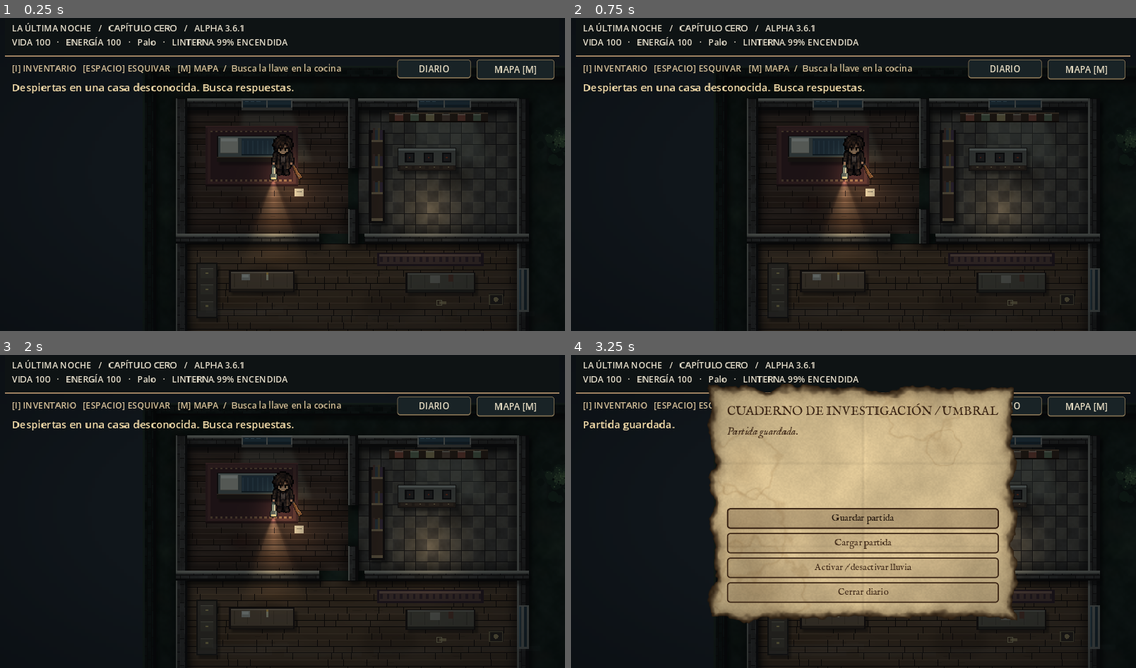
Above: before the commit, frames 1-4 (two rows, left to right).
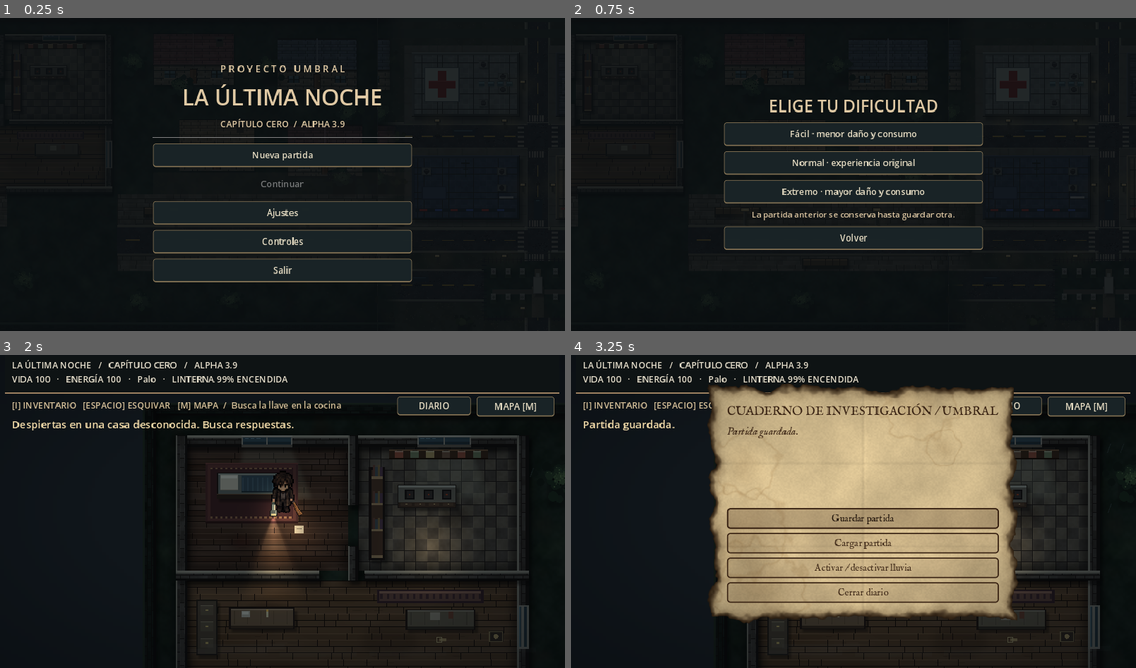
Above: after the commit, the same moments.

Repository: fernandobparada-hash/la-ultima-noche
Game: Godot game, scene res://scenes/title_menu.tscn
Two runs of this game, one before a commit and one after it. Both use one fixed random seed, a clock stepped at 60 frames per second and the inputs below. Before the commit the project starts from res://scenes/main.tscn.
Inputs (mouse positions are in pixels of both pictures, inside the frame that each line leads up to):
- Up to frame 1 (0.25 s): no input
- Up to frame 2 (0.75 s): click (853, 155) at 0.5 s, where only the run after the commit has a clickable "Nueva partida"
- Up to frame 3 (2 s): click (282, 470) at 1.25 s, where only the run after the commit has a clickable "Fácil · menor daño y consumo"
- Up to frame 4 (3.25 s): click "DIARIO" at 2 s; click "Guardar partida" at 2.75 s

The runs differ from the first frame. In frame 1, 20% of the frame differs, in the area x 0-100%, y 1-100%; in frame 2, 21%; in frame 3, less than 0.1%; in frame 4, 0.4%.

Commit message:
Alpha 3.9 de Fernando (archivos tal cual del ZIP) + build web lun-3.9

Diff:
--- a/project.godot
+++ b/project.godot
@@ -1,9 +1,12 @@
 config_version=5
 
 [application]
-config/name="La Última Noche - Capítulo Cero - Alpha 3.7 - Distrito este e interiores"
-run/main_scene="res://scenes/main.tscn"
+config/name="La Última Noche - Capítulo Cero - Alpha 3.9 - Menú"
+run/main_scene="res://scenes/title_menu.tscn"
 config/features=PackedStringArray("4.2", "GL Compatibility")
+
+[autoload]
+NightSettings="*res://scripts/settings.gd"
 
 [display]
 window/size/viewport_width=960
--- /dev/null
+++ b/scenes/title_menu.tscn
@@ -0,0 +1,10 @@
+[gd_scene load_steps=2 format=3]
+[ext_resource type="Script" path="res://scripts/title_menu.gd" id="1"]
+[node name="TitleMenu" type="Control"]
+layout_mode = 3
+anchors_preset = 15
+anchor_right = 1.0
+anchor_bottom = 1.0
+grow_horizontal = 2
+grow_vertical = 2
+script = ExtResource("1")
--- a/scripts/fog.gd
+++ b/scripts/fog.gd
@@ -15,8 +15,9 @@
  for band in range(11):
   var y := 365.0 + float(band)*23.0 + sin(elapsed*0.18+float(band))*8.0
   var offset := fposmod(elapsed*(6.0+float(band)*1.7)+float(band)*103.0, 700.0)
-  for wisp in range(5):
-   var x := 475.0 + fposmod(offset+float(wisp)*131.0, 540.0)-52.0
+  for wisp in range(10):
+   var x := 475.0 + fposmod(offset+float(wisp)*131.0, 1100.0)-52.0
+   if get_parent().get("weather") != null and get_parent().get("weather").call("sheltered",Vector2(x+60,y)): continue
    var width := 125.0+float((band*3+wisp)%3)*33.0
    var alpha := 0.045+float((band+wisp)%3)*0.012
    draw_rect(Rect2(x,y,width,13.0),Color(0.66,0.74,0.73,alpha))
--- a/scripts/main.gd
+++ b/scripts/main.gd
@@ -11,6 +11,7 @@
 
 const WeatherScript = preload("res://scripts/weather.gd")
 var weather: Node2D
+var atmosphere_shade: CanvasModulate
 var journal_panel: PanelContainer
 var journal_text: Label
 var journal_open := false
@@ -47,6 +48,11 @@
 var wheel_values: Array[int] = [0,0,0]
 var puzzle_mechanism: PanelContainer
 var puzzle_submit: Button
+var puzzle_reset: Button
+var puzzle_hint_button: Button
+var puzzle_caption: Label
+var puzzle_back: Array[Button] = []
+var puzzle_hint_level := 0
 const SYMBOLS := ["SOL", "LUNA", "ESTRELLA", "OJO", "CAMPANA"]
 var puzzle_feedback: Label
 var puzzle_title: Label
@@ -156,10 +162,12 @@
  build_lighting()
  var fog := FogScript.new()
  add_child(fog)
+ fog.visible=NightSettings.fog
  build_hud()
  build_exploration_ui()
  weather=WeatherScript.new()
  add_child(weather)
+ weather.set("enabled",NightSettings.rain)
  build_journal()
  build_memory_ui()
  mobile_controls = MobileControlsScript.new()
@@ -168,6 +176,10 @@
 
  mobile_controls.respawn_requested.connect(respawn_player)
  player.mobile_input = mobile_controls
+ player.flashlight_drain=0.15*[0.65,1.0,1.5][NightSettings.difficulty]
+ if NightSettings.resume_requested:
+  NightSettings.resume_requested=false
+  load_progress(true)
  show_message("Despiertas en una casa desconocida. Busca respuestas.",5.0)
 
 func setup_audio() -> void:
@@ -312,9 +324,10 @@
  build_vignette()
  var shade := CanvasModulate.new()
  shade.color=Color("68717a")
+ atmosphere_shade=shade
  add_child(shade)
  var glow := make_glow()
- for location in [Vector2(185,158),Vector2(350,175),Vector2(590,405),Vector2(845,405),Vector2(1290,235),Vector2(1290,435),Vector2(1450,500)]:
+ for location in [Vector2(185,158),Vector2(350,175),Vector2(590,405),Vector2(845,405),Vector2(1290,235),Vector2(1290,435),Vector2(1450,500),Vector2(1040,430),Vector2(1200,430),Vector2(1510,430)]:
   var lamp := PointLight2D.new()
   lamp.texture=glow
   lamp.texture_scale=1.7 if location.x<500.0 else 2.3
@@ -544,6 +557,11 @@
   return
  if journal_open or memory_open: return
  world_time+=delta
+ var outdoors := not bool(weather.call("sheltered",player.position))
+ weather.set("outside",outdoors)
+ var storm_flash := float(weather.get("flash")) if NightSettings.flashes else 0.0
+ atmosphere_shade.color=Color("68717a").lerp(Color("aebdcb"),storm_flash)
+ ambience.volume_db=move_toward(ambience.volume_db,-24.0 if outdoors else -31.0,delta*5.0)
  if door_opening:
   door_progress=minf(1.0,door_progress+delta/0.85)
   if door_progress>=1.0:
@@ -598,7 +616,7 @@
  if game_over and Input.is_action_just_pressed("restart"):
   respawn_player()
  var status := "INACTIVO" if enemy.defeated else enemy.state
- ui.text="LA ÚLTIMA NOCHE   /   CAPÍTULO CERO   /   ALPHA 3.6.1\nVIDA %d   ·   ENERGÍA %d   ·   %s   ·  …(255 unchanged characters)…
+ ui.text="LA ÚLTIMA NOCHE   /   CAPÍTULO CERO   /   ALPHA 3.9\nVIDA %d   ·   ENERGÍA %d   ·   %s   ·  …(255 unchanged characters)…
  objective.text="[I] INVENTARIO   [ESPACIO] ESQUIVAR   [M] MAPA  /  %s" % ["Explora la calle y evita al Errante" if found_exit else ("Abre la puerta de salida" if took_key else "Busca la llave en la cocina")]
  if player.position.x>500.0 and player.position.y>355.0 and not found_exit:
   found_exit=true
@@ -714,16 +732,8 @@
  message_time=duration
 
 func _draw() -> void:
- # Authored, pixel-quantized texture; nearest-neighbor filtering.
- # Oeste tal cual (ground.png está a 2x).
- draw_texture_rect_region(GROUND,Rect2(0,0,EAST_X,WORLD_H),Rect2(0,0,EAST_X*2.0,WORLD_H*2.0))
- # Este desplazado hacia abajo; la franja superior se rellena con el borde superior del mismo dibujo.
- var east_w := WORLD_W-EAST_X
- draw_texture_rect_region(GROUND,Rect2(EAST_X,EAST_SHIFT,east_w,WORLD_H-EAST_SHIFT),Rect2(EAST_X*2.0,0,east_w*2.0,(WORLD_H-EAST_SHIFT)*2.0))
- draw_texture_rect_region(GROUND,Rect2(EAST_X,0,east_w,EAST_SHIFT),Rect2(EAST_X*2.0,0,east_w*2.0,EAST_SHIFT*2.0))
- # Costura suave: el borde del oeste se funde con el este en 24 px.
- for i in range(12):
-  draw_texture_rect_region(GROUND,Rect2(EAST_X+i*2.0,0,2.0,WORLD_H),Rect2(EAST_X*2.0-4.0,0,4.0,WORLD_H*2.0),Color(1,1,1,1.0-float(i+1)/13.0))
+ # Unified terrain texture, with the east district already aligned.
+ draw_texture_rect(GROUND,Rect2(0,0,WORLD_W,WORLD_H),false)
  draw_house_interiors()
  # Muebles, paredes, ventanas, casas y vegetación están pintados en ground.png (2x de resolución).
  # Wooden door with fixed stone jambs and a smooth hinge animation.
@@ -803,17 +813,17 @@
  style_label(map_status,17,Color("cdbb95"),true)
  map_box.add_child(map_status)
  puzzle_box=VBoxContainer.new()
- puzzle_box.add_theme_constant_override("separation",10)
+ puzzle_box.add_theme_constant_override("separation",6)
  layout.add_child(puzzle_box)
  puzzle_title=Label.new()
  puzzle_title.horizontal_alignment=HORIZONTAL_ALIGNMENT_CENTER
  style_label(puzzle_title,30,UI_GOLD)
  puzzle_box.add_child(puzzle_title)
  puzzle_hint=Label.new()
- puzzle_hint.custom_minimum_size=Vector2(610,56)
+ puzzle_hint.custom_minimum_size=Vector2(610,48)
  puzzle_hint.autowrap_mode=TextServer.AUTOWRAP_WORD_SMART
  puzzle_hint.horizontal_alignment=HORIZONTAL_ALIGNMENT_CENTER
- style_label(puzzle_hint,18,Color("cdbb95"),true)
+ style_label(puzzle_hint,16,Color("cdbb95"),true)
  puzzle_box.add_child(puzzle_hint)
  puzzle_mechanism=PanelContainer.new()
  puzzle_box.add_child(puzzle_mechanism)
@@ -822,23 +832,45 @@
  wheels.add_theme_constant_override("separation",18)
  puzzle_mechanism.add_child(wheels)
  for i in range(3):
+  var column := VBoxContainer.new()
+  column.add_theme_constant_override("separation",4)
+  wheels.add_child(column)
   var wheel := Button.new()
-  wheel.custom_minimum_size=Vector2(160,140)
+  wheel.custom_minimum_size=Vector2(160,112)
   wheel.add_theme_font_size_override("font_size",24)
-  wheel.pressed.connect(turn_wheel.bind(i))
-  wheels.add_child(wheel)
+  wheel.pressed.connect(turn_wheel.bind(i,1))
+  column.add_child(wheel)
   puzzle_wheels.append(wheel)
- var wheel_caption := Label.new()
- wheel_caption.text="Pulsa cada disco para girarlo"
- wheel_caption.horizontal_alignment=HORIZONTAL_ALIGNMENT_CENTER
- style_label(wheel_caption,15,Color("9d8f74"),true)
- puzzle_box.add_child(wheel_caption)
+  var back := Button.new()
+  back.text="‹ ANTERIOR"
+  style_brass_button(back)
+  back.pressed.connect(turn_wheel.bind(i,-1))
+  column.add_child(back)
+  puzzle_back.append(back)
+ puzzle_caption=Label.new()
+ puzzle_caption.text="Pulsa cada disco para girarlo"
+ puzzle_caption.horizontal_alignment=HORIZONTAL_ALIGNMENT_CENTER
+ style_label(puzzle_caption,15,Color("9d8f74"),true)
+ puzzle_box.add_child(puzzle_caption)
  puzzle_submit=Button.new()
  puzzle_submit.text="PROBAR MECANISMO"
  puzzle_submit.custom_minimum_size=Vector2(0,40)
  style_brass_button(puzzle_submit)
  puzzle_submit.pressed.connect(check_puzzle)
- puzzle_box.add_child(puzzle_submit)
+ var actions := HBoxContainer.new()
+ actions.alignment=BoxContainer.ALIGNMENT_CENTER
+ puzzle_box.add_child(actions)
+ actions.add_child(puzzle_submit)
+ puzzle_reset=Button.new()
+ puzzle_reset.text="REINICIAR"
+ style_brass_button(puzzle_reset)
+ puzzle_reset.pressed.connect(reset_puzzle)
+ actions.add_child(puzzle_reset)
+ puzzle_hint_button=Button.new()
+ puzzle_hint_button.text="PISTA"
+ style_brass_button(puzzle_hint_button)
+ puzzle_hint_button.pressed.connect(show_puzzle_hint)
+ actions.add_child(puzzle_hint_button)
  puzzle_feedback=Label.new()
  puzzle_feedback.autowrap_mode=TextServer.AUTOWRAP_WORD_SMART
  puzzle_feedback.horizontal_alignment=HORIZONTAL_ALIGNMENT_CENTER
@@ -877,7 +909,7 @@
   map_view.draw_line(Vector2(x,22),Vector2(x,318),Color(ink,0.06))
  for y in range(30,320,30):
   map_view.draw_line(Vector2(22,y),Vector2(578,y),Color(ink,0.06))
- for road: Rect2 in [Rect2(480,405,500,55),Rect2(985,200,600,65),Rect2(985,400,600,65),Rect2(1270,16,48,584)]:
+ for road: Rect2 in [Rect2(480,413,1104,51),Rect2(985,213,599,50),Rect2(985,500,205,50),Rect2(1270,16,48,584)]:
   var r := Rect2(road.position*factor,road.size*factor).intersection(Rect2(14,14,572,311))
   map_view.draw_rect(r,Color(0.47,0.36,0.22,0.30))
   if r.size.x>r.size.y:
@@ -960,6 +992,8 @@
   puzzle_title.text=EXTRA_TITLES[index-2]
   puzzle_hint.text=EXTRA_HINTS[index-2]
  puzzle_attempts=0
+ puzzle_hint_level=0
+ puzzle_caption.text=["DISCOS GRABADOS  /  Pulsa para avanzar","CERRADURA  /  Tres cifras","RELOJ  /  Hora · decenas · minutos","ARCHIVO  /  Tres cifras distintas","CIRCUITO  /  Cada pulsación altera el vecino derecho","SELLO  /  Transforma las cifras del archivo"][index]
  wheel_values=[0,0,0]
  puzzle_submit.disabled=false
  puzzle_mechanism.add_theme_stylebox_override("panel", mechanism_style(index))
@@ -1003,7 +1037,7 @@
   puzzle_mechanism.modulate=Color(1.45,0.55,0.45)
   create_tween().tween_property(puzzle_mechanism,"modulate",Color.WHITE,0.5)
   if puzzle_attempts>=3 and active_puzzle>=2:
-   puzzle_feedback.text=["Formato: una cifra de hora y dos de minutos.","La última cifra es menor que tres.","Prueba el disco central y observa el cambio.","Invierte primero; después suma uno."][active_puzzle-2]
+   puzzle_feedback.text=["Formato: una cifra de hora y dos de minutos.","La suma equivale a seis veces la última cifra.","Prueba el disco central y observa el cambio.","Invierte primero; después suma uno."][active_puzzle-2]
  queue_redraw()
 
 func close_exploration() -> void:
@@ -1014,8 +1048,8 @@
 
 func mechanism_style(index: int) -> StyleBoxFlat:
  var style := StyleBoxFlat.new()
- style.bg_color=Color("2e2016") if index==0 else Color("1f2723")
- style.border_color=UI_BRASS if index==0 else Color("7f8c80")
+ style.bg_color=Color(["2e2016","252b2c","39291c","24333a","172e28","382333"][index])
+ style.border_color=Color(["b08d57","84939a","bca16c","829ca8","80a58a","ad829c"][index])
  style.set_border_width_all(3)
  style.border_width_bottom=5
  style.set_corner_radius_all(10)
@@ -1024,13 +1058,28 @@
  style.shadow_size=8
  return style
 
-func turn_wheel(index: int) -> void:
+func reset_puzzle() -> void:
+ if active_puzzle<0 or solved[active_puzzle]: return
+ wheel_values=[0,0,0]
+ update_wheels()
+ puzzle_feedback.text="Mecanismo reiniciado."
+ puzzle_feedback.add_theme_color_override("font_color",UI_GOLD)
+
+func show_puzzle_hint() -> void:
+ if active_puzzle<0 or solved[active_puzzle]: return
+ puzzle_hint_level+=1
+ var hints := ["Busca el orden en la carta; no importa cuántas vueltas des.","Primero abre el armario de símbolos.","Una hora tiene sesenta minutos.","Si la última cifra es x, las otras son 2x y 3x.","Empieza desde apagado y observa qué luces cambian juntas.","Invierte las tres cifras del archivo antes de sumar uno."]
+ var more := ["Consulta la carta del inventario.","La nota del armario relaciona tres cantidades con las ruedas.","Escribe la hora seguida de dos cifras de minutos.","La suma de las tres cifras equivale a seis veces la última.","Puedes reiniciar y trabajar de izquierda a derecha.","Aplica el incremento a cada cifra por separado."]
+ puzzle_feedback.text=hints[active_puzzle] if puzzle_hint_level==1 else more[active_puzzle]
+ puzzle_feedback.add_theme_color_override("font_color",UI_GOLD)
+
+func turn_wheel(index: int, direction: int=1) -> void:
  if active_puzzle<0 or solved[active_puzzle]: return
  if active_puzzle==4:
   wheel_values[index]=1-wheel_values[index]
   if index<2: wheel_values[index+1]=1-wheel_values[index+1]
  else:
-  wheel_values[index]=(wheel_values[index]+1)%(SYMBOLS.size() if active_puzzle==0 else 10)
+  wheel_values[index]=posmod(wheel_values[index]+direction,SYMBOLS.size() if active_puzzle==0 else 10)
  update_wheels()
  var wheel := puzzle_wheels[index]
  wheel.modulate=Color("e5c58e")
@@ -1042,12 +1091,17 @@
   wheel.text=""
   wheel.icon=wheel_art(wheel_values[i],active_puzzle==0)
   if active_puzzle==4:
-   wheel.icon=null
-   wheel.text="ENCENDIDO" if wheel_values[i]==1 else "APAGADO"
+   wheel.icon=load("res://assets/puzzles/circuit_%d.png" % wheel_values[i]) as Texture2D
+  if active_puzzle==2:
+   wheel.icon=load("res://assets/puzzles/clock_%d.png" % wheel_values[i]) as Texture2D
   wheel.expand_icon=true
   wheel.icon_alignment=HORIZONTAL_ALIGNMENT_CENTER
   wheel.tooltip_text=SYMBOLS[wheel_values[i]] if active_puzzle==0 else str(wheel_values[i])
   wheel.disabled=solved[active_puzzle]
+  puzzle_back[i].disabled=solved[active_puzzle]
+  puzzle_back[i].visible=active_puzzle!=4
+  puzzle_reset.disabled=solved[active_puzzle]
+  puzzle_hint_button.disabled=solved[active_puzzle]
   for state in ["normal","hover","pressed","disabled","focus"]:
    var style := StyleBoxFlat.new()
    style.bg_color=Color("1d140e") if active_puzzle==0 else Color("141a17")
@@ -1235,6 +1289,7 @@
 
 func save_progress() -> void:
  var cfg := ConfigFile.new()
+ cfg.set_value("run","difficulty",NightSettings.difficulty)
  cfg.set_value("run","position",player.position)
  cfg.set_value("run","checkpoint",checkpoint)
  cfg.set_value("run","items",inventory_items)
@@ -1253,11 +1308,13 @@
  show_message("Partida guardada." if result==OK else "No se pudo guardar.",3.0)
  if journal_open: journal_text.text="Partida guardada." if result==OK else "No se pudo guardar."
 
-func load_progress() -> void:
+func load_progress(from_menu: bool = false) -> void:
  var cfg := ConfigFile.new()
  if cfg.load("user://night_save.cfg")!=OK:
   journal_text.text="No hay una partida guardada."
   return
+ NightSettings.difficulty=clampi(int(cfg.get_value("run","difficulty",1)),0,2)
+ player.flashlight_drain=0.15*[0.65,1.0,1.5][NightSettings.difficulty]
  player.position=cfg.get_value("run","position",Vector2(170,130))
  checkpoint=cfg.get_value("run","checkpoint",Vector2(170,130))
  inventory_items.assign(cfg.get_value("run","items",[]))
@@ -1279,7 +1336,7 @@
  rebuild_navigation()
  if found_exit: spawn_encounter()
  refresh_inventory()
- toggle_journal()
+ if not from_menu: toggle_journal()
  show_message("Partida recuperada.",3.0)
 
 
--- a/scripts/player.gd
+++ b/scripts/player.gd
@@ -303,6 +303,7 @@
 
 func take_hit(amount: float) -> void:
  if invulnerable>0.0 or dodge_timer>0.0 or health<=0.0: return
+ amount*=NightSettings.damage_factor()
  health = maxf(0.0,health-amount)
  invulnerable = 1.1
  hurt.emit(amount)
--- /dev/null
+++ b/scripts/settings.gd
@@ -0,0 +1,26 @@
+extends Node
+var difficulty: int = 1
+var volume: float = 0.8
+var rain: bool = true
+var fog: bool = true
+var flashes: bool = true
+var resume_requested: bool = false
+func _ready() -> void:
+ var cfg := ConfigFile.new()
+ if cfg.load("user://night_settings.cfg")==OK:
+  difficulty=clampi(int(cfg.get_value("options","difficulty",1)),0,2)
+  volume=clampf(float(cfg.get_value("options","volume",0.8)),0,1)
+  rain=bool(cfg.get_value("options","rain",true))
+  fog=bool(cfg.get_value("options","fog",true))
+  flashes=bool(cfg.get_value("options","flashes",true))
+ apply_audio()
+func apply_audio() -> void:
+ AudioServer.set_bus_mute(0,volume<=0.001)
+ AudioServer.set_bus_volume_db(0,linear_to_db(maxf(volume,0.001)))
+func save() -> void:
+ var cfg := ConfigFile.new()
+ for key in ["difficulty","volume","rain","fog","flashes"]:
+  cfg.set_value("options",key,get(key))
+ cfg.save("user://night_settings.cfg")
+func damage_factor() -> float:
+ return [0.65,1.0,1.45][difficulty]
--- /dev/null
+++ b/scripts/title_menu.gd
@@ -0,0 +1,98 @@
+extends Control
+var panel: VBoxContainer
+var status: Label
+func _ready() -> void:
+ var bg := TextureRect.new()
+ bg.texture=preload("res://assets/ground.png")
+ bg.expand_mode=TextureRect.EXPAND_IGNORE_SIZE
+ bg.stretch_mode=TextureRect.STRETCH_KEEP_ASPECT_COVERED
+ bg.set_anchors_and_offsets_preset(Control.PRESET_FULL_RECT)
+ add_child(bg)
+ var shade := ColorRect.new()
+ shade.color=Color(0.035,0.05,0.06,0.87)
+ shade.set_anchors_and_offsets_preset(Control.PRESET_FULL_RECT)
+ add_child(shade)
+ var center := CenterContainer.new()
+ center.set_anchors_and_offsets_preset(Control.PRESET_FULL_RECT)
+ add_child(center)
+ panel=VBoxContainer.new()
+ panel.custom_minimum_size=Vector2(440,0)
+ panel.add_theme_constant_override("separation",9)
+ center.add_child(panel)
+ home()
+func clear_panel() -> void:
+ for child in panel.get_children():
+  panel.remove_child(child)
+  child.queue_free()
+func heading(s: String, font_size: int) -> void:
+ var l := Label.new()
+ l.text=s
+ l.horizontal_alignment=HORIZONTAL_ALIGNMENT_CENTER
+ l.add_theme_font_size_override("font_size",font_size)
+ l.add_theme_color_override("font_color",Color("e0c9a4"))
+ panel.add_child(l)
+func button(s: String, action: Callable) -> Button:
+ var b := Button.new()
+ b.text=s
+ b.custom_minimum_size=Vector2(0,40)
+ b.pressed.connect(action)
+ panel.add_child(b)
+ return b
+func home() -> void:
+ clear_panel()
+ heading("P R O Y E C T O   U M B R A L",16)
+ heading("LA ÚLTIMA NOCHE",38)
+ heading("CAPÍTULO CERO  /  ALPHA 3.9",15)
+ panel.add_child(HSeparator.new())
+ button("Nueva partida",new_game)
+ var resume := button("Continuar",start.bind(true))
+ var cfg := ConfigFile.new()
+ resume.disabled=cfg.load("user://night_save.cfg")!=OK
+ button("Ajustes",options)
+ button("Controles",controls)
+ if not OS.has_feature("mobile"): button("Salir",func(): get_tree().quit())
+func new_game() -> void:
+ clear_panel()
+ heading("ELIGE TU DIFICULTAD",28)
+ button("Fácil · menor daño y consumo",choose.bind(0))
+ button("Normal · experiencia original",choose.bind(1))
+ button("Extremo · mayor daño y consumo",choose.bind(2))
+ heading("La partida anterior se conserva hasta guardar otra.",14)
+ button("Volver",home)
+func choose(value: int) -> void:
+ NightSettings.difficulty=value
+ NightSettings.save()
+ start(false)
+func start(resume: bool) -> void:
+ NightSettings.resume_requested=resume
+ get_tree().change_scene_to_file("res://scenes/main.tscn")
+func options() -> void:
+ clear_panel()
+ heading("AJUSTES",30)
+ heading("Volumen general",18)
+ var slider := HSlider.new()
+ slider.min_value=0
+ slider.max_value=1
+ slider.step=0.05
+ slider.value=NightSettings.volume
+ slider.custom_minimum_size=Vector2(0,30)
+ slider.value_changed.connect(func(v: float):
+  NightSettings.volume=v
+  NightSettings.apply_audio()
+  NightSettings.save())
+ panel.add_child(slider)
+ for pair in [["Lluvia","rain"],["Niebla","fog"],["Destellos de tormenta","flashes"]]:
+  var check := CheckButton.new()
+  check.text=pair[0]
+  check.button_pressed=NightSettings.get(pair[1])
+  check.toggled.connect(change_option.bind(str(pair[1])))
+  panel.add_child(check)
+ button("Volver",home)
+func change_option(value: bool,key: String) -> void:
+ NightSettings.set(key,value)
+ NightSettings.save()
+func controls() -> void:
+ clear_panel()
+ heading("CONTROLES",30)
+ heading("WASD / flechas · Movimiento\nShift · Correr    C · Agacharse\nE · Interactuar    F · Linterna\nI · Inventario    M · Mapa\nJ / K · Ataques    Q · Cambiar objeto equipado\nEspacio · Esquivar    R · Reaparecer\nEn celular: controles táctiles en pantalla",19)
+ button("Volver",home)
--- a/scripts/weather.gd
+++ b/scripts/weather.gd
@@ -2,21 +2,55 @@
 var clock := 0.0
 var elapsed := 0.0
 var enabled := true
+var intensity := 0.4
+var outside := true
+var flash := 0.0
+var thunder_at := 22.0
+var thunder: AudioStreamPlayer
+var rain: AudioStreamPlayer
 func _ready() -> void:
  z_index=8
+ rain=AudioStreamPlayer.new()
+ rain.stream=preload("res://assets/audio/rain_loop.wav")
+ add_child(rain)
+ rain.finished.connect(rain.play)
+ rain.volume_db=-35.0
+ rain.play()
+ thunder=AudioStreamPlayer.new()
+ thunder.stream=preload("res://assets/audio/thunder.wav")
+ add_child(thunder)
 func _process(delta: float) -> void:
  clock+=delta
  elapsed+=delta
- if elapsed>0.05:
+ intensity=0.25+0.65*pow(0.5+0.5*sin(clock*0.045),2.0)
+ var target_db := -65.0 if not enabled else (-33.0 if not outside else -29.0+intensity*10.0)
+ rain.volume_db=move_toward(rain.volume_db,target_db,delta*20.0)
+ flash=move_toward(flash,0.0,delta*1.7)
+ if clock>=thunder_at:
+  thunder_at=clock+randf_range(22.0,48.0)
+  if enabled and intensity>0.55:
+   flash=0.22
+   thunder.volume_db=-20.0 if outside else -30.0
+   thunder.play()
+ if not enabled: flash=0.0
+ if elapsed>0.04:
   elapsed=0.0
   queue_redraw()
+func sheltered(p: Vector2) -> bool:
+ if Rect2(40,40,430,310).has_point(p): return true
+ for area: Rect2 in [Rect2(550,38,155,100),Rect2(790,48,154,100),Rect2(600,205,145,100),Rect2(810,215,145,100),Rect2(1050,75,210,125),Rect2(1330,75,210,125),Rect2(1050,275,210,125),Rect2(1330,275,210,125),Rect2(1190,480,210,110)]:
+  if area.has_point(p): return true
+ return false
 func _draw() -> void:
  if not enabled: return
- for i in range(160):
-  var x := 485.0+fposmod(float(i*137)-clock*32.0,490.0)
-  var y := 355.0+fposmod(float(i*73)+clock*185.0,235.0)
-  draw_line(Vector2(x,y),Vector2(x-3,y+9),Color(0.66,0.78,0.82,0.19),1.0)
- for i in range(12):
-  var p := Vector2(510+float((i*97)%450),380+float((i*53)%195))
+ for i in range(340):
+  var x := 16.0+fposmod(float(i*137)-clock*42.0,1568.0)
+  var y := 16.0+fposmod(float(i*73)+clock*210.0,584.0)
+  var p := Vector2(x,y)
+  if sheltered(p): continue
+  draw_line(p,p+Vector2(-4,11),Color(0.66,0.78,0.82,0.12+intensity*0.15),1.0)
+ for i in range(42):
+  var p := Vector2(490+float((i*97)%1080),418+float((i*53)%43))
+  if sheltered(p): continue
   var phase := fposmod(clock*0.8+float(i)*0.37,1.0)
-  draw_arc(p,2.0+phase*7.0,0,TAU,16,Color(0.63,0.74,0.78,(1.0-phase)*0.20),1.0)
+  draw_arc(p,2.0+phase*6.0,0,TAU,12,Color(0.63,0.74,0.78,(1.0-phase)*intensity*0.24),1.0)
Not shown, added: CAMBIOS_3_7_1.txt
Not shown, added: CAMBIOS_3_7_2.txt
Not shown, added: CAMBIOS_3_8.txt
Not shown, added: CAMBIOS_3_9.txt
Binary file changed: assets/ground.png
Binary file added: assets/puzzles/circuit_0.png
Binary file added: assets/puzzles/circuit_1.png
Binary file added: assets/puzzles/clock_0.png
Binary file added: assets/puzzles/clock_1.png
Binary file added: assets/puzzles/clock_2.png
Binary file added: assets/puzzles/clock_3.png
Binary file added: assets/puzzles/clock_4.png
(and 17 more such lines)
